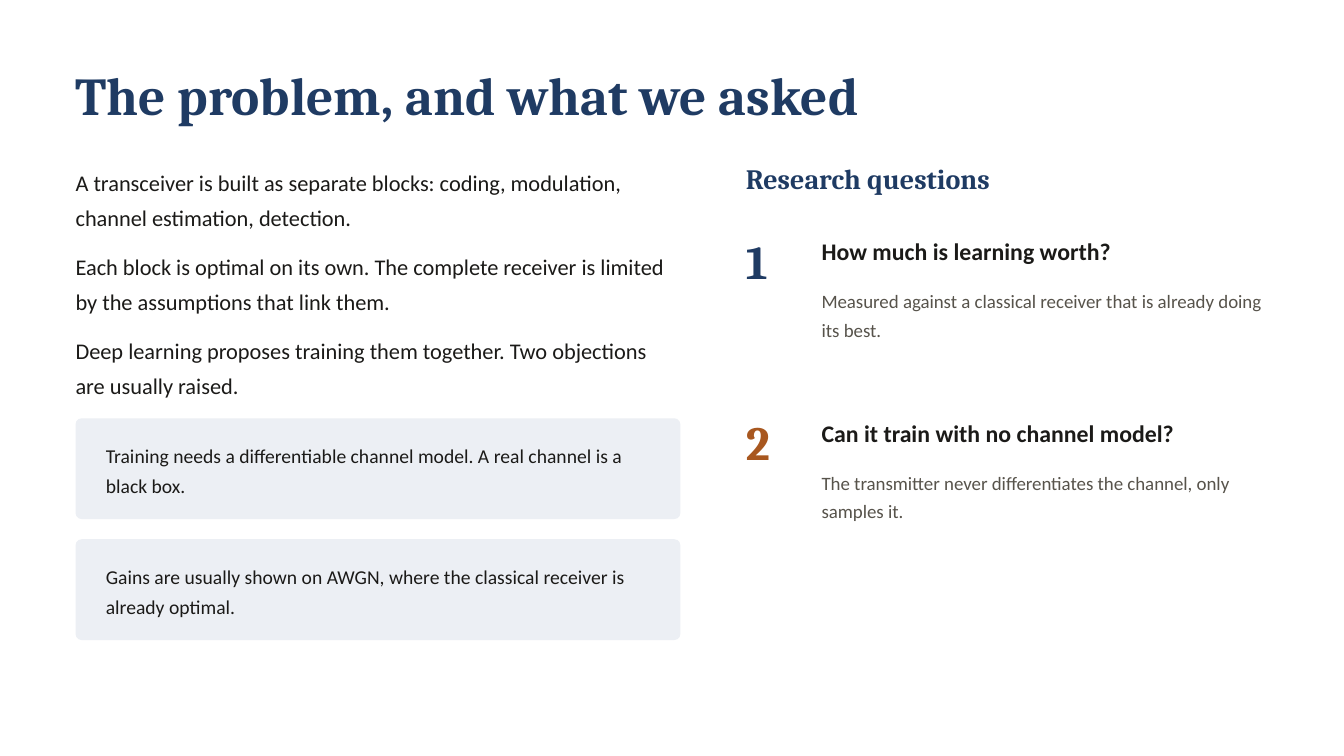
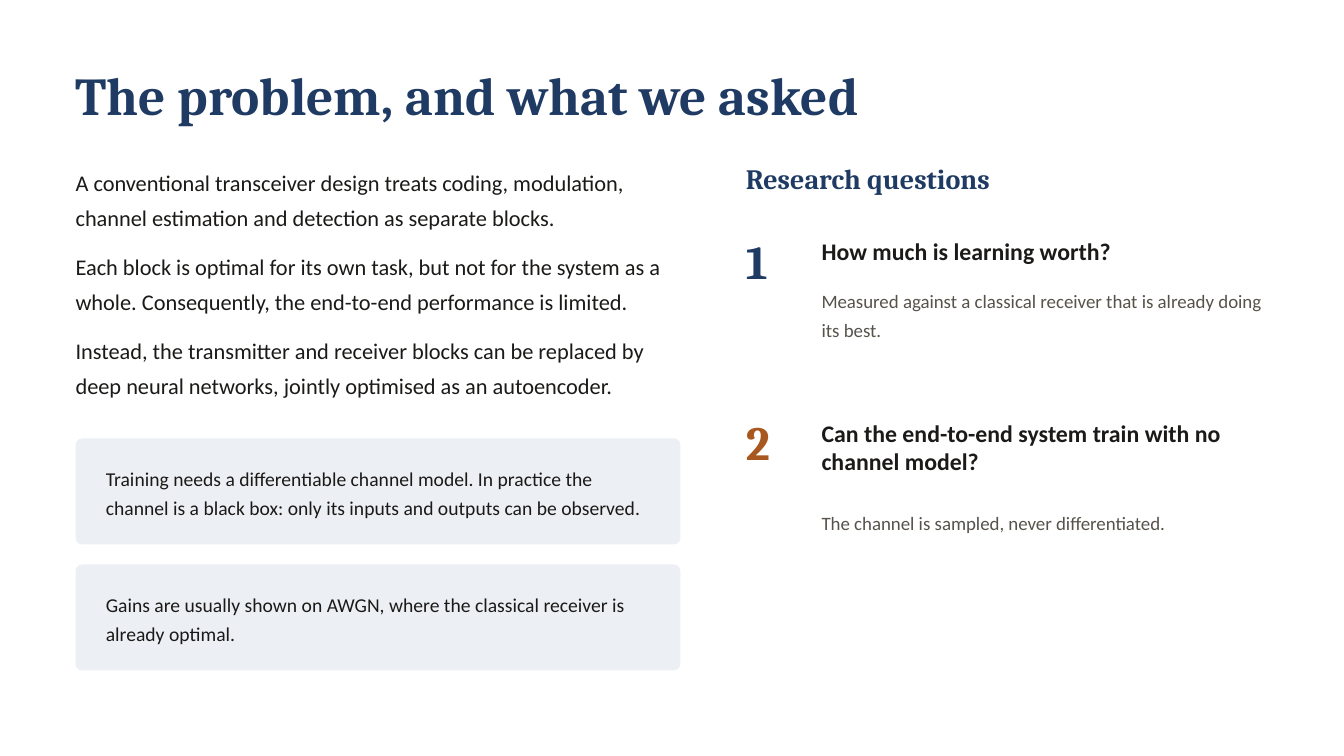
Before and after one commit to MaoYuxingy/AI-Native-Transceiver-Design-for-Next-Generation-Wireless-Networks, a slide deck: slide 2 of video_slides.pptx. Drawn at 1344x756 pixels with LibreOffice and Linux fonts; fonts in the diff are those of the drawing. Boxes give left, top, right and bottom in pixels: in the first picture for what was removed or moved away, otherwise in the second. Text is boxed around its words. In the diff, an @@ line names an element or a change of style, - is before the commit and + after.

```diff
--- a/video_slides.pptx
+++ b/video_slides.pptx
@@ text at <box>76,175,660,398</box>: text changed @@
-A transceiver is built as separate blocks: coding, modulation, channel estimation, detection.
-Each block is optimal on its own. The complete receiver is limited by the assumptions that link them.
-Deep learning proposes training them together. Two objections are usually raised.
+A conventional transceiver design treats coding, modulation, channel estimation and detection as separate blocks.
+Each block is optimal for its own task, but not for the system as a whole. Consequently, the end-to-end performance is limited.
+Instead, the transmitter and receiver blocks can be replaced by deep neural networks, jointly optimised as an autoencoder.
@@ rounded rectangle: place and size @@
-rounded rectangle at <box>76,418,681,519</box>
+rounded rectangle at <box>76,439,681,544</box>
@@ text at <box>822,425,1221,470</box>: text changed @@
-Can it train with no channel model?
+Can the end-to-end system train with no channel model?
@@ text at <box>106,472,640,518</box>: text changed @@
-Training needs a differentiable channel model. A real channel is a black box.
+Training needs a differentiable channel model. In practice the channel is a black box: only its inputs and outputs can be observed.
@@ text at <box>822,517,1165,533</box>: text changed @@
-The transmitter never differentiates the channel, only samples it.
+The channel is sampled, never differentiated.
@@ rounded rectangle: place and size @@
-rounded rectangle at <box>76,539,681,640</box>
+rounded rectangle at <box>76,565,681,670</box>
@@ text "Gains are usually shown on ...": place and size @@
-text "Gains are usually shown on ..." at <box>106,570,624,617</box>
+text "Gains are usually shown on ..." at <box>106,598,624,644</box>
```
Also in this commit, not shown: 7 other slides changed, 2 other files.
